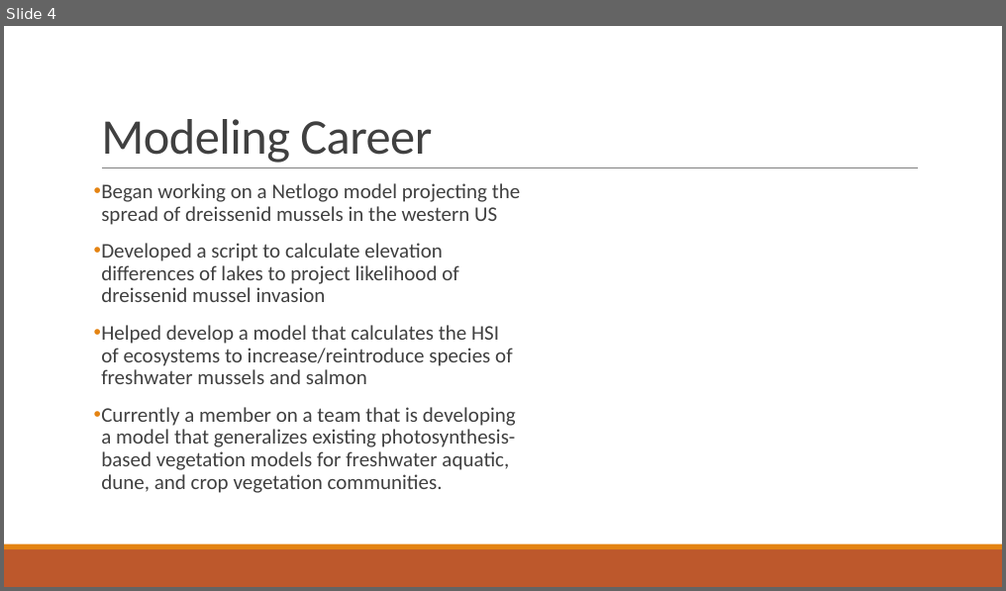
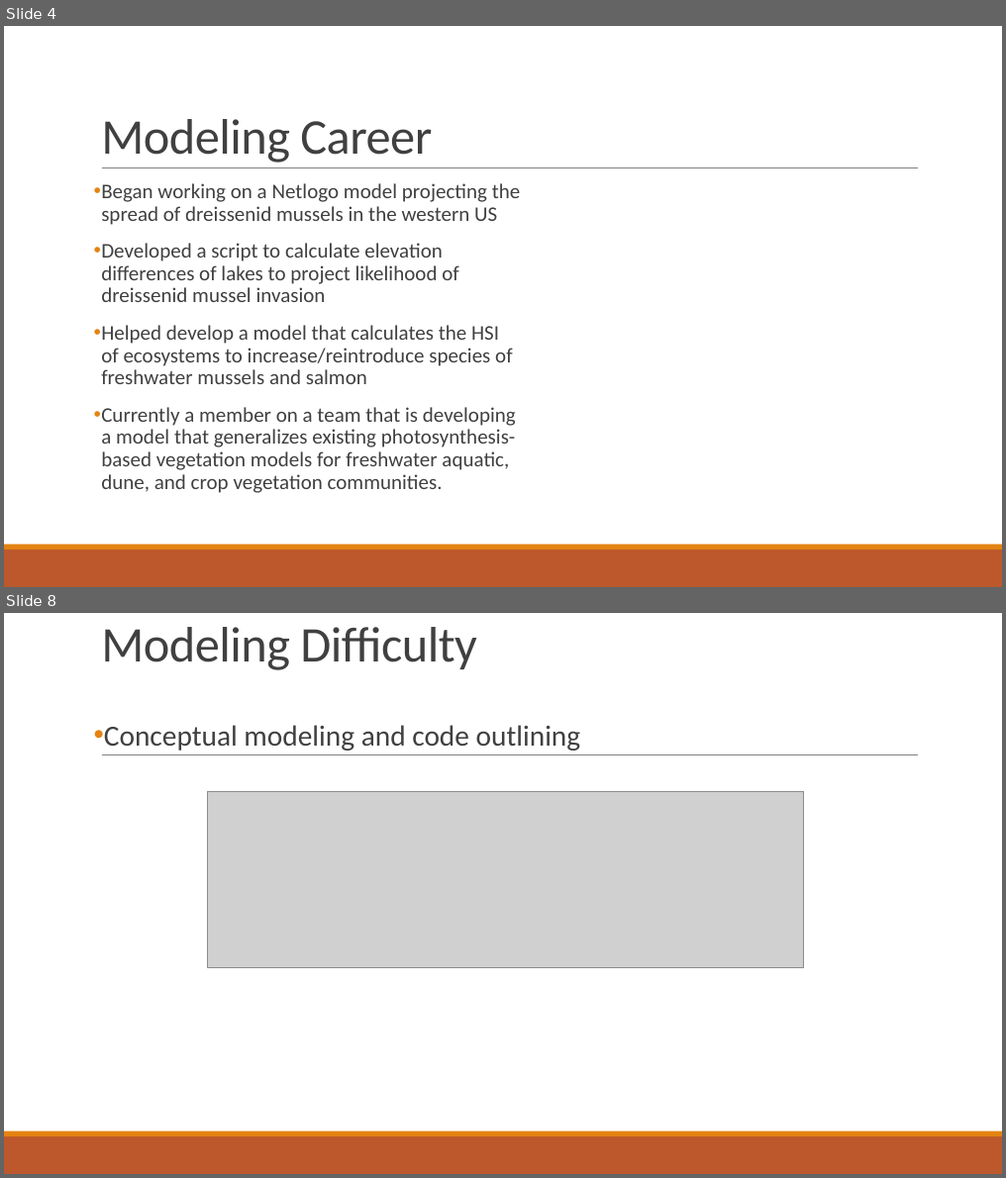
Before and after one commit to cccarrillo/OSU_Course, a slide deck: Lectures/Becoming_a_Modeler.pptx. Shown one above the other, each under a label of ours: slide 4 before the commit, slides 4 and 8 after it; the slides between them are not shown. The pictures are 1006x591 and 1006x1178 pixels, drawn with LibreOffice and Linux fonts; fonts in the diff are those of the drawing; grey boxes stand for pictures. Boxes give left, top, right and bottom in pixels: in the first picture for what was removed or moved away, otherwise in the second. Text is boxed around its words. In the diff, an @@ line names an element or a change of style, - is before the commit and + after.

```diff
--- a/Lectures/Becoming_a_Modeler.pptx
+++ b/Lectures/Becoming_a_Modeler.pptx
@@ slide 8 added at [4,613,1002,1174], background #FFFFFF; not listed: 3 template elements that a slide beside it also shows @@
@@ title added at [101,627,477,670], 48 pt, text #404040 @@
+Modeling Difficulty
@@ text added at [104,725,581,751], 28 pt, text #404040 @@
+• Conceptual modeling and code outlining
@@ picture added at [208,791,804,967] @@
```
Also in this commit, not shown: 1 slide changed, 8 other slides added, 1 slide removed, 2 other files.
